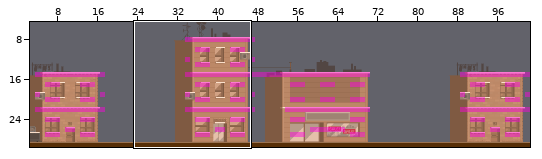
Tiled map -- images/level1platform.tmx. The first picture is a wide view before the edit; the outline marks the close-up.
Close-up. First the earlier version:
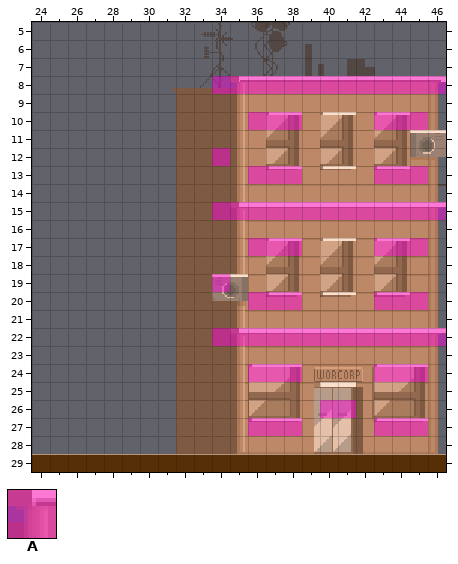
Cells are 12x12 px. Shown: x 24..46, y 5..29. The commit also changed other parts of the map, which this record leaves out.
Key: from "platformTile": A 0.
_ is an empty cell.
Layer "platformLayer" before, first column x 24:
 5 _______________________
 6 _______________________
 7 _______________________
 8 __________AAAAAAAAAAAAA
 9 _______________________
10 ____________AAA____AAA_
11 _______________________
12 __________A____________
13 ____________AAA____AAA_
14 _______________________
15 __________AAAAAAAAAAAAA
16 _______________________
17 ____________AAA____AAA_
18 _______________________
19 __________A____________
20 ____________AAA____AAA_
21 _______________________
22 __________AAAAAAAAAAAAA
23 _______________________
24 ____________AAA____AAA_
25 _______________________
26 ________________AA_____
27 ____________AAA____AAA_
28 _______________________
29 _______________________
Once edited:
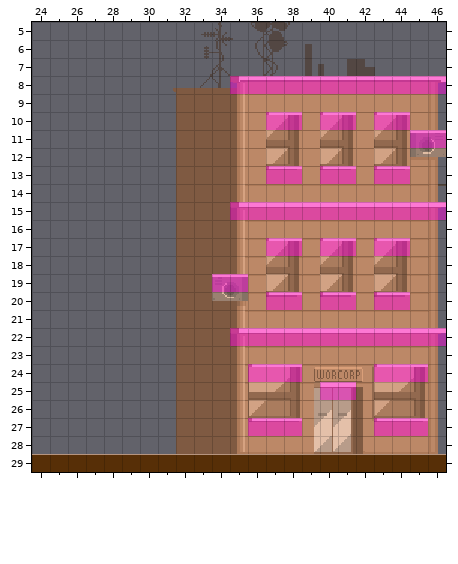
See-through tiles are keyed as they look on the map.
Edits made:
{"where": "layer \"platformLayer\""}
{"y":8,"x":34,"old":"A","new":"_"}
{"y":10,"x":36,"old":"A","new":"_"}
{"y":10,"x":40,"old":"__","new":"AA"}
{"y":10,"x":45,"old":"A","new":"_"}
{"y":11,"x":45,"old":"__","new":"AA"}
{"y":12,"x":34,"old":"A","new":"_"}
{"y":13,"x":36,"old":"A","new":"_"}
{"y":13,"x":40,"old":"__","new":"AA"}
{"y":13,"x":45,"old":"A","new":"_"}
{"y":15,"x":34,"old":"A","new":"_"}
{"y":17,"x":36,"old":"A","new":"_"}
{"y":17,"x":40,"old":"__","new":"AA"}
{"y":17,"x":45,"old":"A","new":"_"}
{"y":19,"x":35,"old":"_","new":"A"}
{"y":20,"x":36,"old":"A","new":"_"}
{"y":20,"x":40,"old":"__","new":"AA"}
{"y":20,"x":45,"old":"A","new":"_"}
{"y":22,"x":34,"old":"A","new":"_"}
{"y":25,"x":40,"old":"__","new":"AA"}
{"y":26,"x":40,"old":"AA","new":"__"}
